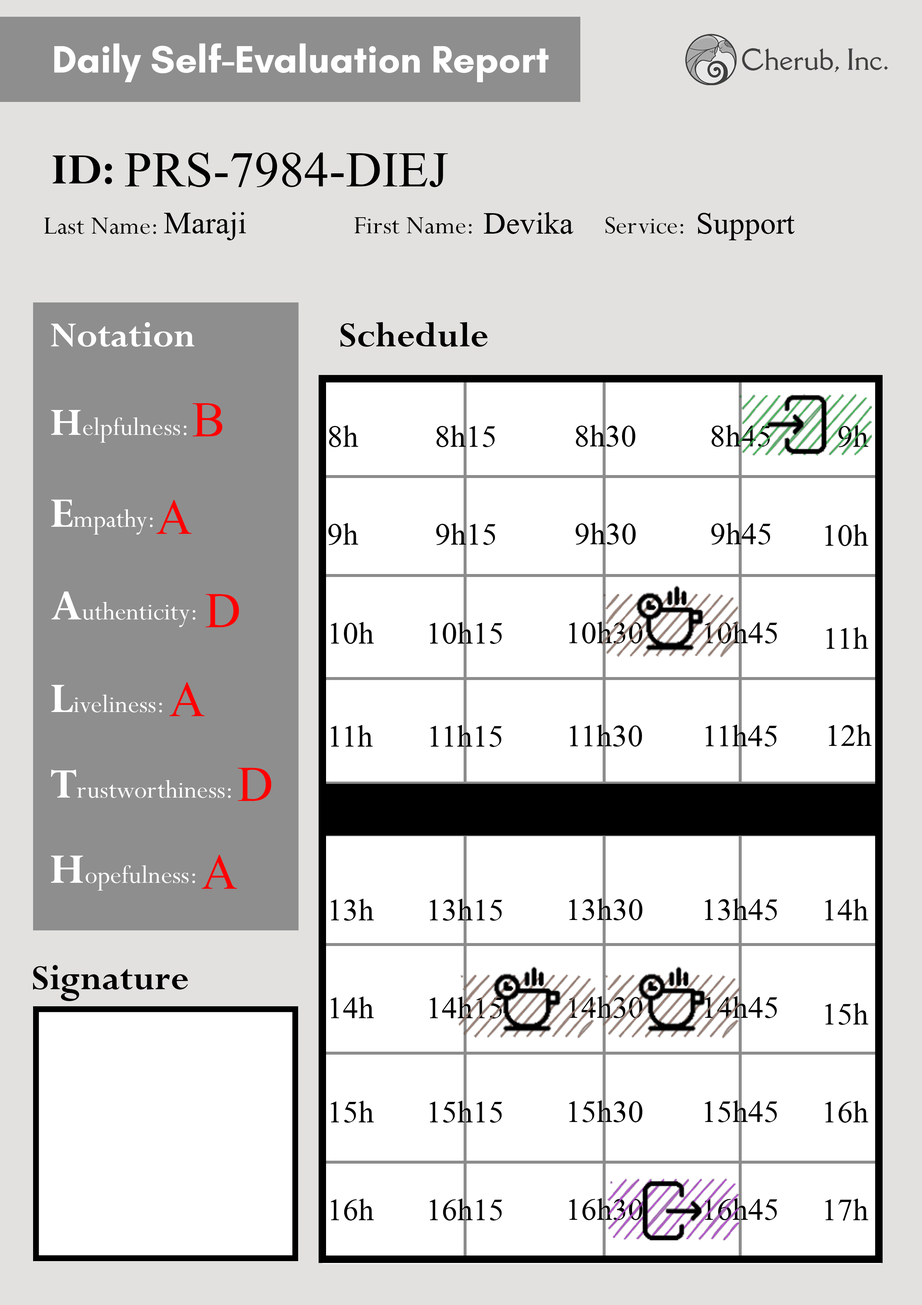
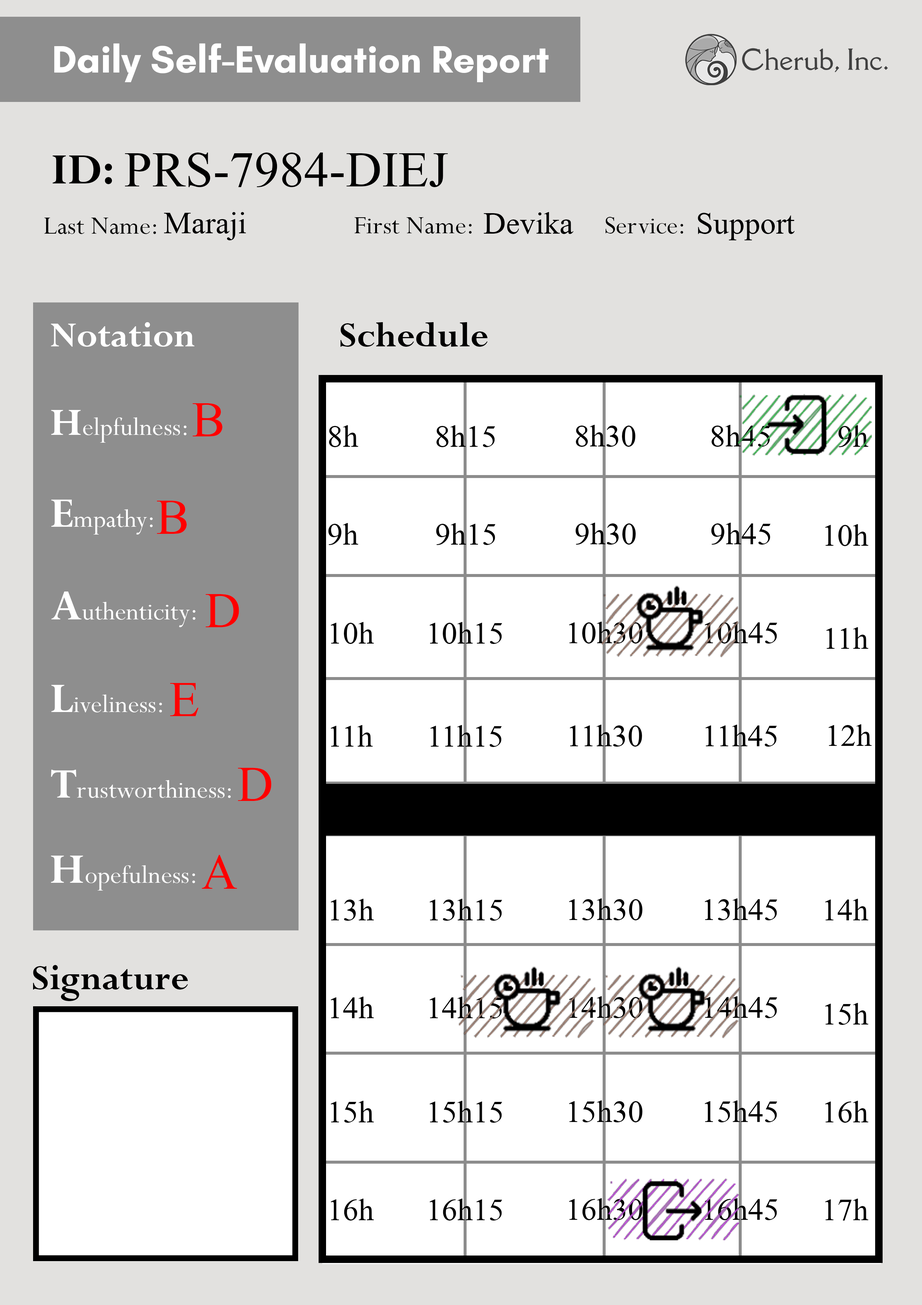
Layers edited between the first and the second (922, 1305) image:
renamed "A" to "E", painted on it over 169, 682, 205, 716
renamed "A" to "B", painted on it over 156, 499, 192, 534
